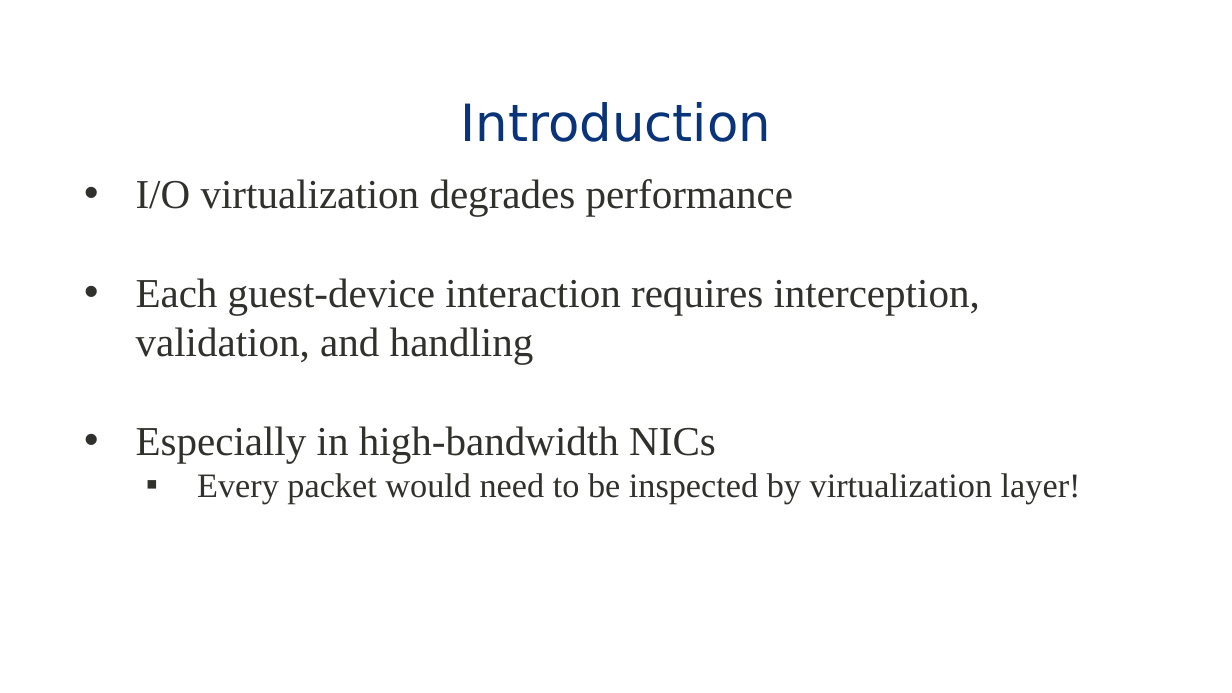
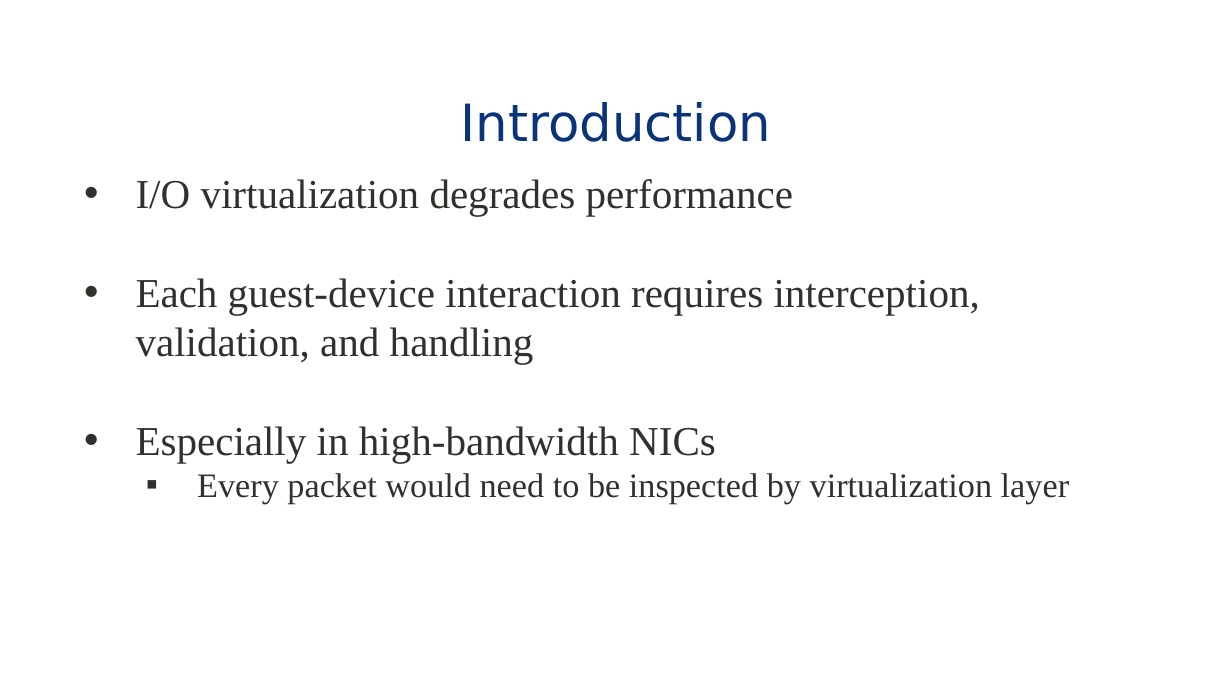
Before and after one commit to eddie-c-davis/cs-advos, a slide deck: slide 2 of presentations/Bridging.pptx. Drawn at 1232x693 pixels with LibreOffice and Linux fonts; fonts in the diff are those of the drawing; background and template pictures are left out. Boxes give left, top, right and bottom in pixels: in the first picture for what was removed or moved away, otherwise in the second. Text is boxed around its words. In the diff, an @@ line names an element or a change of style, - is before the commit and + after.

Commit message:
Finished slides.

```diff
--- a/presentations/Bridging.pptx
+++ b/presentations/Bridging.pptx
@@ text at <box>197,473,1069,504</box>: text changed @@
-  ▪ Every packet would need to be inspected by virtualization layer!
+  ▪ Every packet would need to be inspected by virtualization layer
```
Also in this commit, not shown: 5 other slides changed, 7 slides added.
